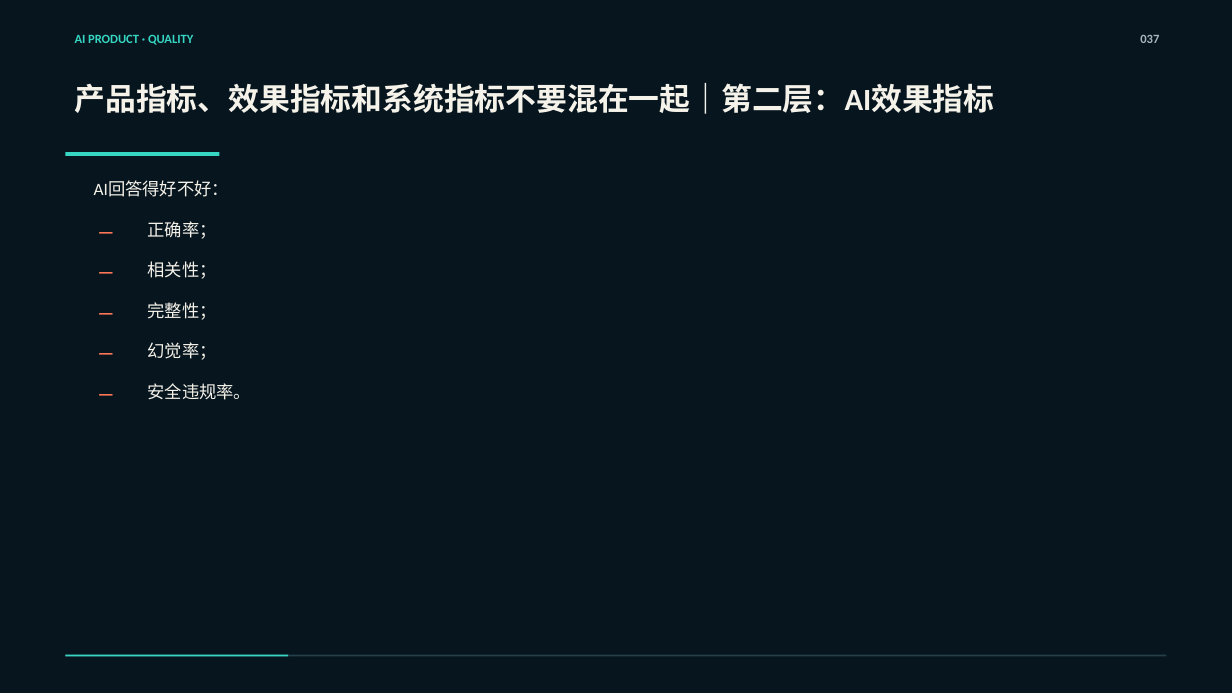
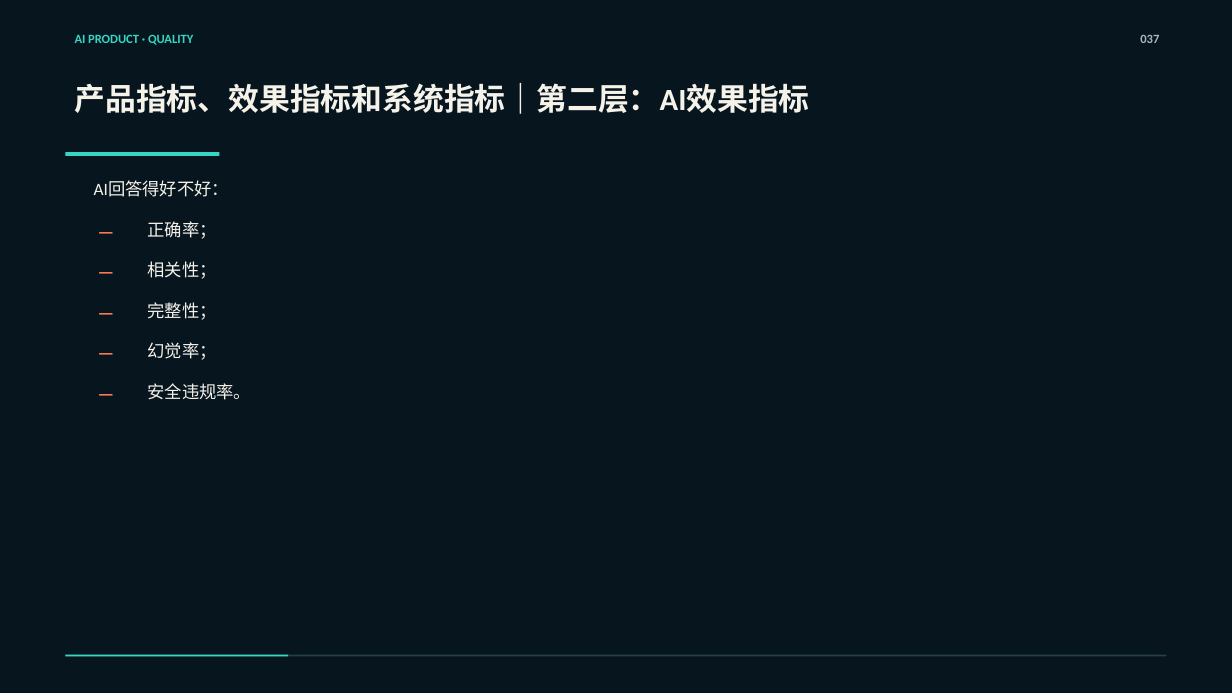
Before and after one commit to zhangkai2237/AI-Course, a slide deck: slide 32 of 课程生产/第一阶段/第09课_AI产品测试、指标与Bad Case_重做工作区/第09课_正式PPT_严格按MD版.pptx (slide 37 before the commit). Drawn at 1232x693 pixels with LibreOffice and Linux fonts; fonts in the diff are those of the drawing. Boxes give left, top, right and bottom in pixels: in the first picture for what was removed or moved away, otherwise in the second. Text is boxed around its words. In the diff, an @@ line names an element or a change of style, - is before the commit and + after.

```diff
--- a/课程生产/第一阶段/第09课_AI产品测试、指标与Bad Case_重做工作区/第09课_正式PPT_严格按MD版.pptx
+++ b/课程生产/第一阶段/第09课_AI产品测试、指标与Bad Case_重做工作区/第09课_正式PPT_严格按MD版.pptx
@@ text at [75,83,810,114]: text changed @@
-产品指标、效果指标和系统指标不要混在一起｜第二层：AI效果指标
+产品指标、效果指标和系统指标｜第二层：AI效果指标
```
Also in this commit, not shown: 35 other slides changed, 2 slides added, 9 slides removed.
